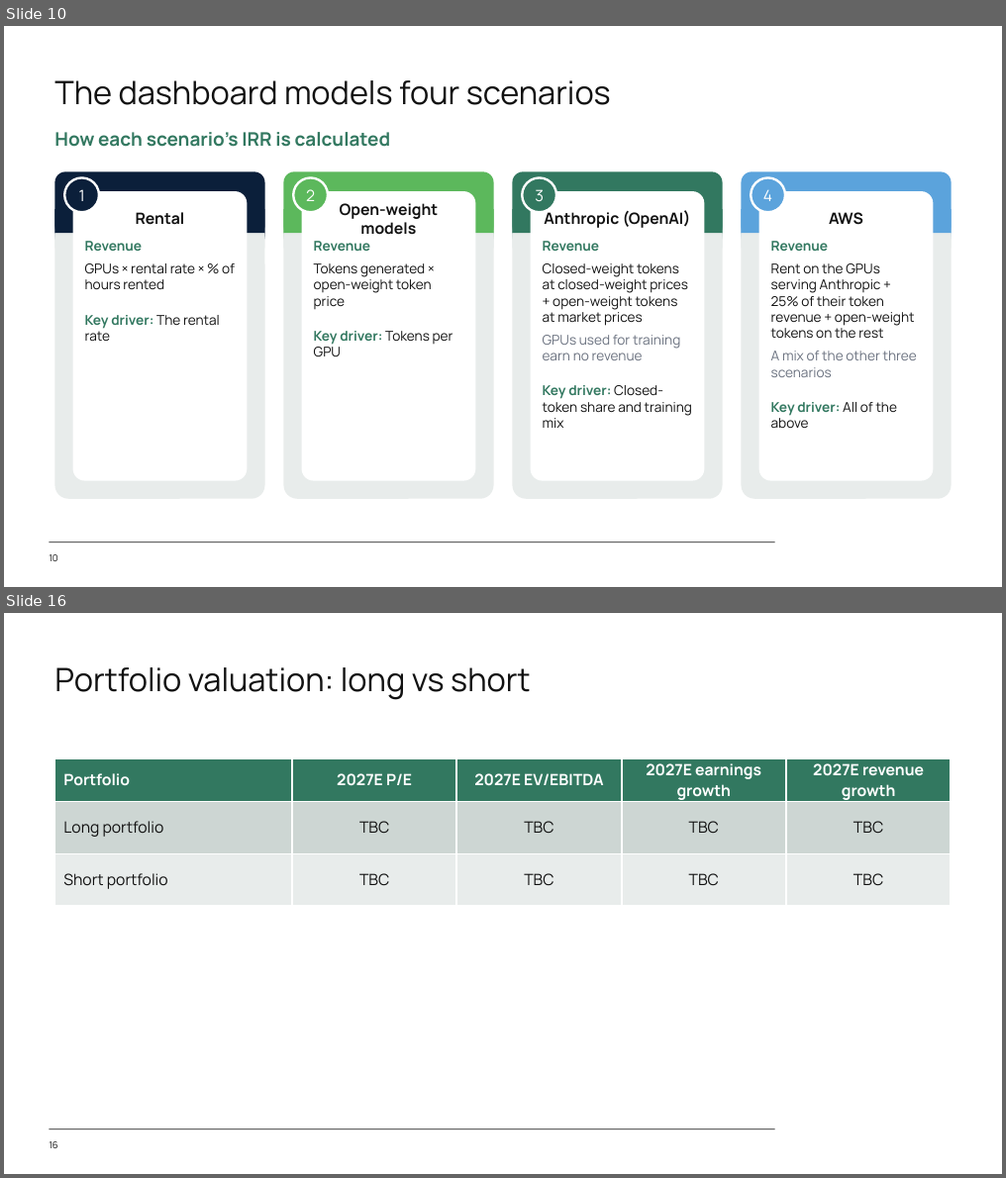
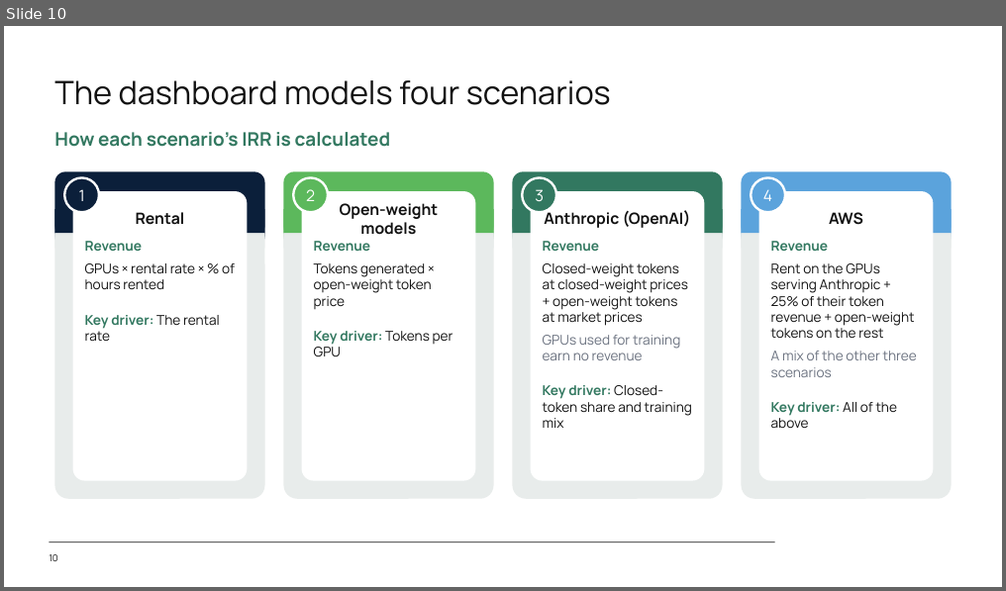
Before and after one commit to SystemCapital/AI-Dashboard, a slide deck: presentation/AI_Unit_Economics.pptx. Shown one above the other, each under a label of ours: slides 10 and 16 before the commit, slide 10 after it; the slides between them are not shown. The pictures are 1006x1178 and 1006x591 pixels, drawn with LibreOffice and Linux fonts; fonts in the diff are those of the drawing; background and template pictures are left out. Boxes give left, top, right and bottom in pixels: in the first picture for what was removed or moved away, otherwise in the second. Text is boxed around its words. In the diff, an @@ line names an element or a change of style, - is before the commit and + after.

```diff
--- a/presentation/AI_Unit_Economics.pptx
+++ b/presentation/AI_Unit_Economics.pptx
@@ slide 16 removed at (4,613,1002,1174), background #FFFFFF; not listed: 1 template element that a slide beside it also shows @@
@@ title removed at (54,667,530,699) @@
-Portfolio valuation: long vs short
@@ table removed at (54,759,951,893), 3 rows, 5 columns @@
-Portfolio | 2027E P/E | 2027E EV/EBITDA | 2027E earnings growth | 2027E revenue growth
-Long portfolio | TBC | TBC | TBC | TBC
-Short portfolio | TBC | TBC | TBC | TBC
@@ page number removed at (49,1142,58,1149) @@
-16
```
Also in this commit, not shown: 2 slides added, 1 other file.
